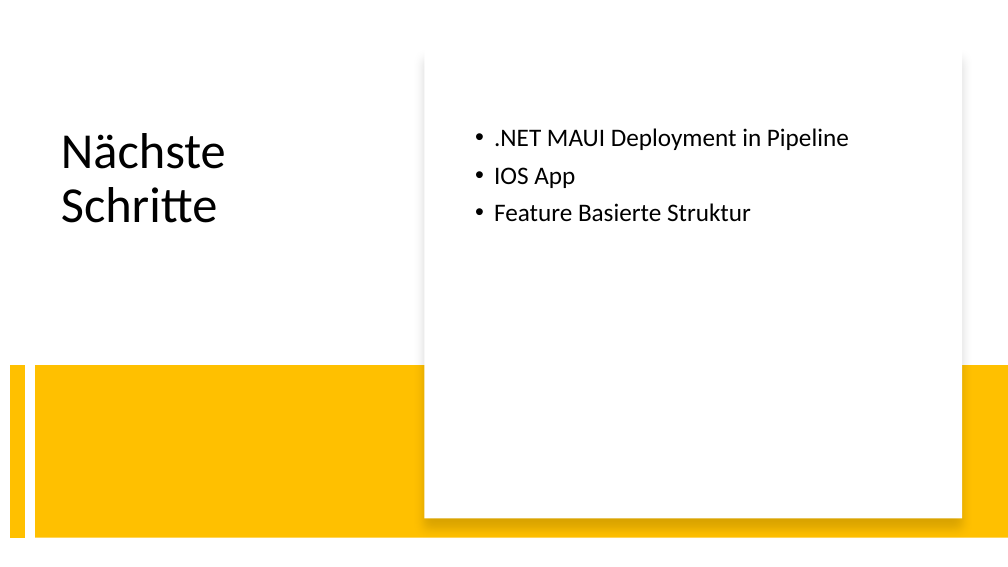
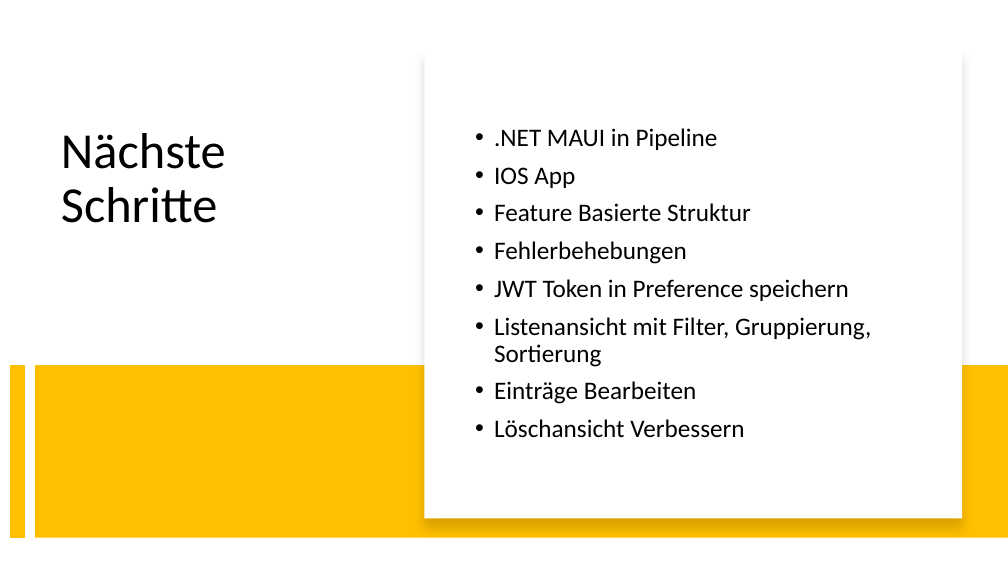
Before and after one commit to Appli4Ever/SaveUp, a slide deck: slide 8 of docs/Präsentation.pptx (slide 7 before the commit). Drawn at 1008x567 pixels with LibreOffice and Linux fonts; fonts in the diff are those of the drawing. Boxes give left, top, right and bottom in pixels: in the first picture for what was removed or moved away, otherwise in the second. Text is boxed around its words. In the diff, an @@ line names an element or a change of style, - is before the commit and + after.

```diff
--- a/docs/Präsentation.pptx
+++ b/docs/Präsentation.pptx
@@ text at [494,128,718,150]: text changed @@
-• .NET MAUI Deployment in Pipeline
+• .NET MAUI in Pipeline
@@ text at [494,241,871,438]: paragraphs added @@
+• Fehlerbehebungen
+• JWT Token in Preference speichern
+• Listenansicht mit Filter, Gruppierung, Sortierung
+• Einträge Bearbeiten
+• Löschansicht Verbessern
```
Also in this commit, not shown: 1 slide added, 1 other file.
